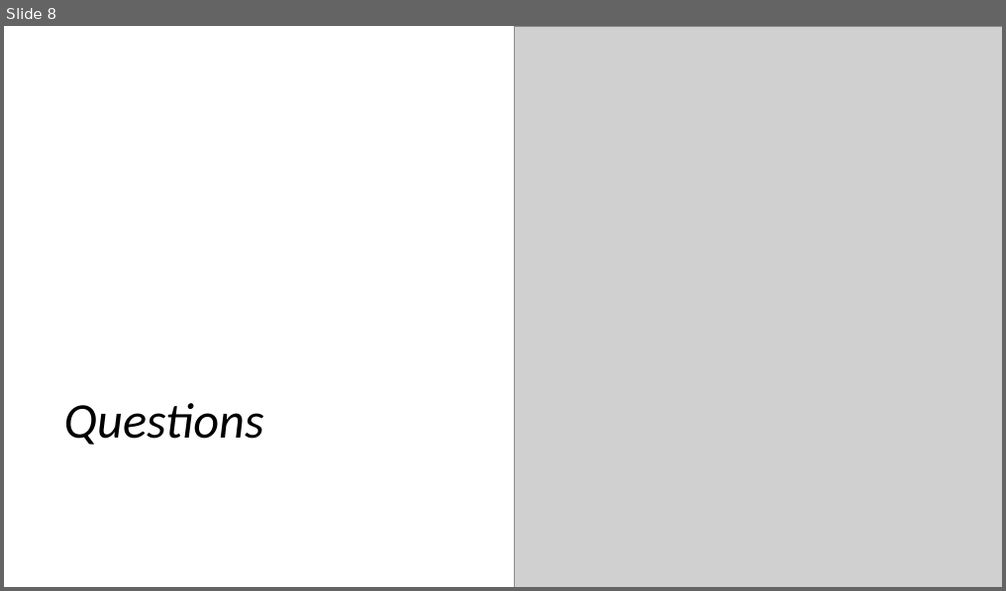
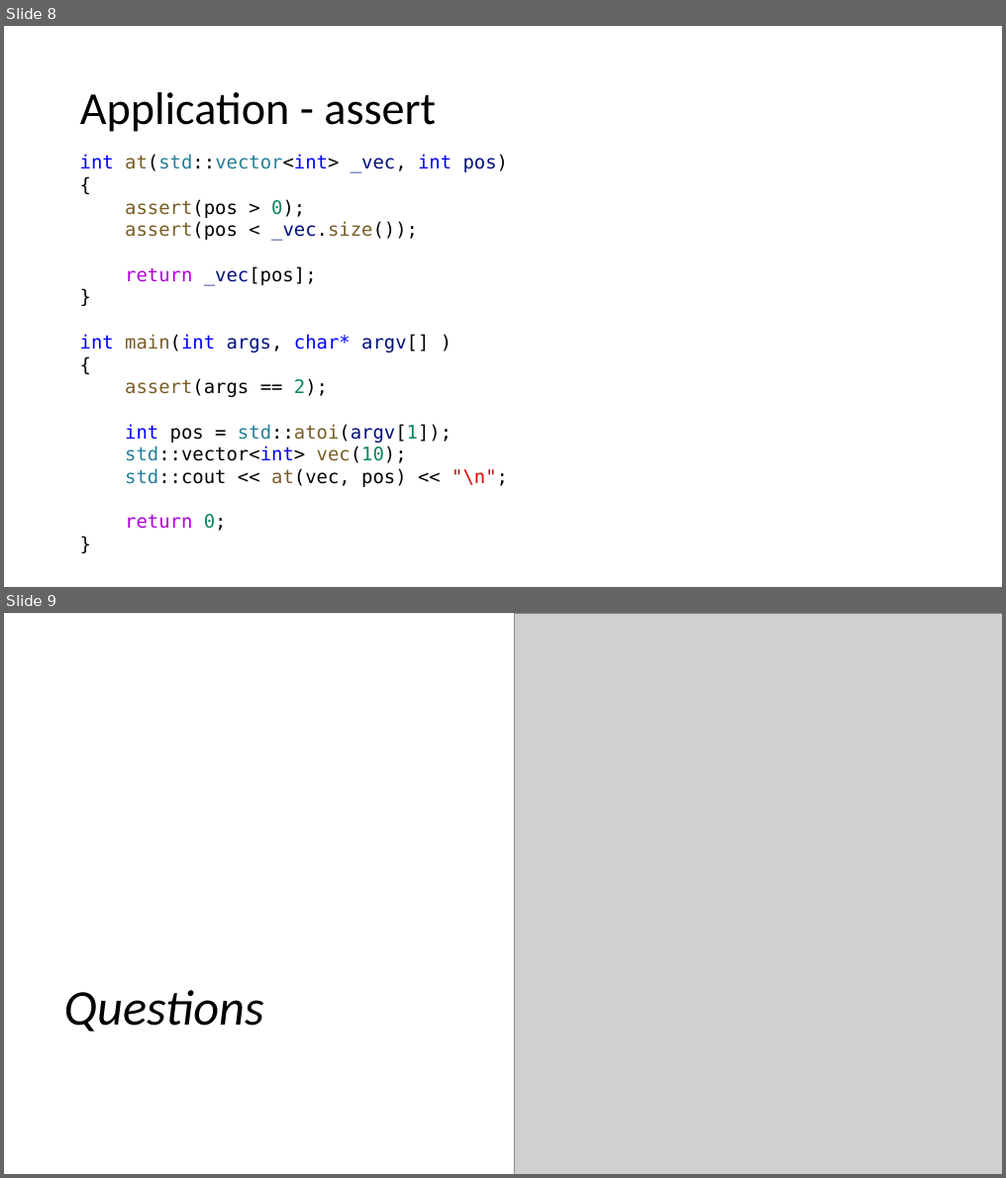
Before and after one commit to CNOCycle/cpp_tutorial, a slide deck: 15-assert_exception/00-assert_exception.pptx. Shown one above the other, each under a label of ours: slide 8 before the commit, slides 8 and 9 after it. The pictures are 1006x591 and 1006x1178 pixels, drawn with LibreOffice and Linux fonts; fonts in the diff are those of the drawing; grey boxes stand for pictures. Boxes give left, top, right and bottom in pixels: in the first picture for what was removed or moved away, otherwise in the second. Text is boxed around its words. In the diff, an @@ line names an element or a change of style, - is before the commit and + after.

```diff
--- a/15-assert_exception/00-assert_exception.pptx
+++ b/15-assert_exception/00-assert_exception.pptx
@@ slide 8 added at [4,26,1002,587], background #FFFFFF @@
@@ title added at [80,92,436,132], 44 pt, text #000000 @@
+Application - assert
@@ text added at [80,154,509,531], 18 pt, text #000000 @@
+int at(std::vector<int> _vec, int pos)
+{
+assert(pos > 0);
+assert(pos < _vec.size());
+return _vec[pos];
+}
+int main(int args, char* argv[] )
+{
+assert(args == 2);
+int pos = std::atoi(argv[1]);
+std::vector<int> vec(10);
+std::cout << at(vec, pos) << "\n";
+return 0;
+}
@@ what was slide 8 is now slide 9 @@
```
Also in this commit, not shown: 4 other files.
